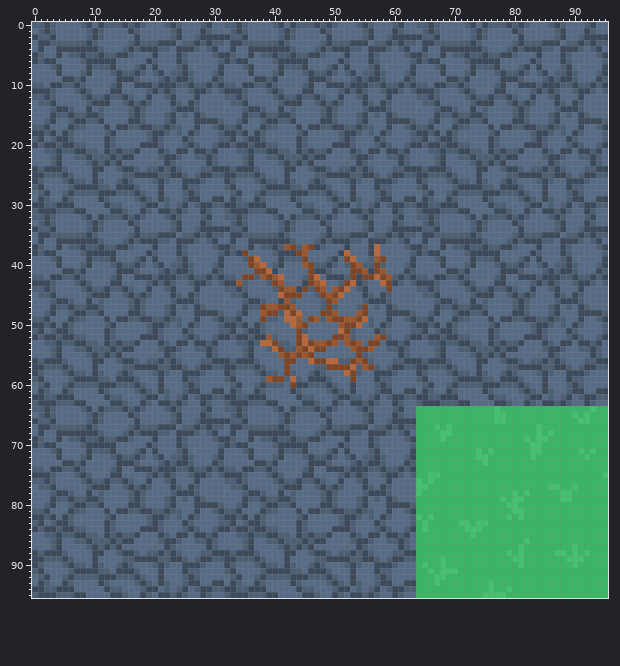
Pixel-art file, stored at Assets/Art/Terrain.ase. Above, as it was before the edit.
96x96 pixels, 1 frame.
Once edited:
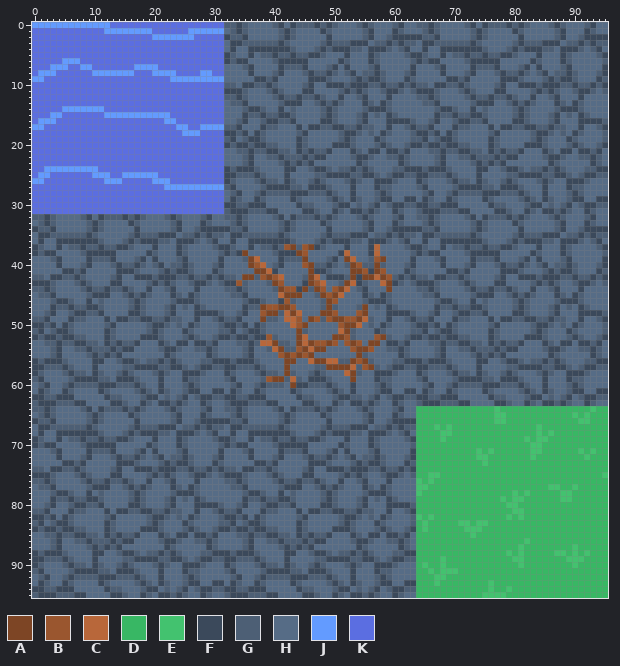
Palette (. is transparent): A #7d4525  B #9a562f  C #b8673a  D #38b764  E #43c26f  F #3b495b  G #4d5f75  H #566c86  J #639bff  K #5b6ee1
Message: quality terrain generation
Changes in this commit:
layer "Water" added
--- layer "Water"
@@ x 0..33 @@
- 0 GGFGHHHHGFHFGGGFGFGHHHGFGHHHGFHHGG
- 1 HGFGHHHHHGFGHHHHFGHHHHHGFHHHFGHHHG
- 2 FGGFHHHHHGFGHHHHHFHHHHHGFHHGFFFFFG
- 3 HFFGGGGGGFGHHHHHGFGGGFFFHGGFGFGGHF
- 4 HFHHFFFFFFFGHHHGFGFFFGGHFFFGHGFHHF
- 5 FGHHFHGGFGGFGGFFGHHHFHHHFGHHHHGFFG
- 6 FGFFHHHHGFFFFFHHHHHFGHHHFGHHHHHGFG
- 7 HHHGFHHHHFGGGFHHHGFHFHHHGFHHHHHFHH
- 8 HHHHFHHHGFHHHGFGGFGHGFHGGFGHHHGFHH
- 9 HHHHHFFGFHHHHHFFFGHHHGFGFFGHHHFGHH
-10 GGHFFGGFGHHHHGFHHFFFGFFFGGFGGFGFGG
-11 FFFGHHHGFGHHHFFHHHHGFGFGHHGFFGHGFF
-12 GGFGHHHHGFGGFGGFGHHFHHGFHHHFHHHHGG
-13 HGGFHHHHHGFFFHHGFGFGHHHFGHFGHHHHHG
-14 HHHGFFGHHFHGHHHHGFGHHHHGFFFGHHHHHH
-15 HHHFGGFGGFFGHHHHGFGHHHGFHGHFGHHHHH
-16 HHGFHHGFFGGFHHHHFFGHHHGFHHHFFFFGHH
-17 GGFHHHFGGHHHFHFFGGFFGGFGGHHFHHGFGG
-18 FFGFHFGHHHHHGFHHHHHGFFGHGHFGHHHGFF
-19 GFHGFFGHHHHHFGHHHHHGFGHHHFGHHHHGGF
-20 FGFFGFFGGHHHFGHHHHFFFGHHHGFGHHGFFG
-21 HHGGFGGFFGGHFGFGGFHHHFGHFFHFFGFHHH
-22 HHHGFHHGGFGGGFGFFHHHHGFFGHHGGFGHHH
-23 HHHGFHHHHGFGFGFHHHHHHHFGHHHHHFGHHH
-24 FGFFFGHHHHFFHHGFFGHGGFGFGHHHGGFFFG
-25 FFGGGFGHHHFHHHHGGFFFFGGFFGHGFFGGFF
-26 FGHHHGFGGHFGHHGFGHHHGFGHHFFFGHHHFG
-27 GFHHHHGFFFFGGHFFFGHHHFHHHFGGHHHHGF
-28 HGFHHGFGGGGFFFGGGFGHHFHHHGFGHHHHHG
-29 HFGHHFGHHHHFGHHHHGFGHFGHHGFFHHFFHF
-30 FFGGFFFHHHHHFGGHHHGFFHGHGFHGFFGGFF
-31 GFFFGGGFFHHHHFFGHHFGHFFGFGHHFGHHGF
+ 0 JJJJJJJJJJJJJKKKKKKKKKKKKKKKKKKKGG
+ 1 KKKKKKKKKKKKJJJJJJJJKKKKKKJJJJJJHG
+ 2 KKKKKKKKKKKKKKKKKKKKJJJJJJJKKKKKFG
+ 3 KKKKKKKKKKKKKKKKKKKKKKKKKKKKKKKKHF
+ 4 KKKKKKKKKKKKKKKKKKKKKKKKKKKKKKKKHF
+ 5 KKKKKKKKKKKKKKKKKKKKKKKKKKKKKKKKFG
+ 6 KKKKKJJJKKKKKKKKKKKKKKKKKKKKKKKKFG
+ 7 KKKJJJKKJJKKKKKKKJJJJKKKKKKKKKKKHH
+ 8 KJJJKKKKKKJJJJJJJKKKJJJJKKKKJJKKHH
+ 9 JJKKKKKKKKKKKKKKKKKKKKKJJJJJJJJJHH
+10 KKKKKKKKKKKKKKKKKKKKKKKKKKKKKKKKGG
+11 KKKKKKKKKKKKKKKKKKKKKKKKKKKKKKKKFF
+12 KKKKKKKKKKKKKKKKKKKKKKKKKKKKKKKKGG
+13 KKKKKKKKKKKKKKKKKKKKKKKKKKKKKKKKHG
+14 KKKKKJJJJJJJKKKKKKKKKKKKKKKKKKKKHH
+15 KKKJJKKKKKKKJJJJJJJJJJJKKKKKKKKKHH
+16 KJJJKKKKKKKKKKKKKKKKKKJJKKKKKKKKHH
+17 JJKKKKKKKKKKKKKKKKKKKKKKJJKKJJJJGG
+18 KKKKKKKKKKKKKKKKKKKKKKKKKJJJKKKKFF
+19 KKKKKKKKKKKKKKKKKKKKKKKKKKKKKKKKGF
+20 KKKKKKKKKKKKKKKKKKKKKKKKKKKKKKKKFG
+21 KKKKKKKKKKKKKKKKKKKKKKKKKKKKKKKKHH
+22 KKKKKKKKKKKKKKKKKKKKKKKKKKKKKKKKHH
+23 KKKKKKKKKKKKKKKKKKKKKKKKKKKKKKKKHH
+24 KKJJJJJJJJJKKKKKKKKKKKKKKKKKKKKKFG
+25 KJJKKKKKKKJJJKKJJJJJJKKKKKKKKKKKFF
+26 JJKKKKKKKKKKJJJKKKKKJJJKKKKKKKKKFG
+27 KKKKKKKKKKKKKKKKKKKKKKJJJJJJJJJJGF
+28 KKKKKKKKKKKKKKKKKKKKKKKKKKKKKKKKHG
+29 KKKKKKKKKKKKKKKKKKKKKKKKKKKKKKKKHF
+30 KKKKKKKKKKKKKKKKKKKKKKKKKKKKKKKKFF
+31 KKKKKKKKKKKKKKKKKKKKKKKKKKKKKKKKGF
 32 GGFGHHHHGFHFGGGFGFGHHHGFGHHHGFHHGG
Pixel boxes of the changes (left, top, right, bottom) in both pictures:
changed: (32, 22, 224, 214)
